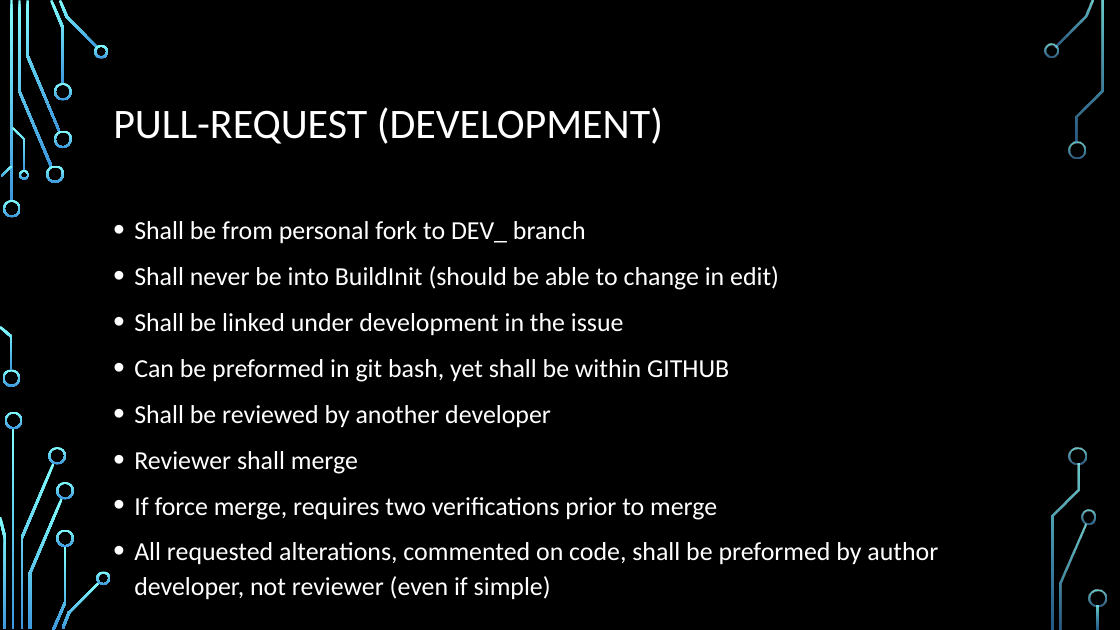
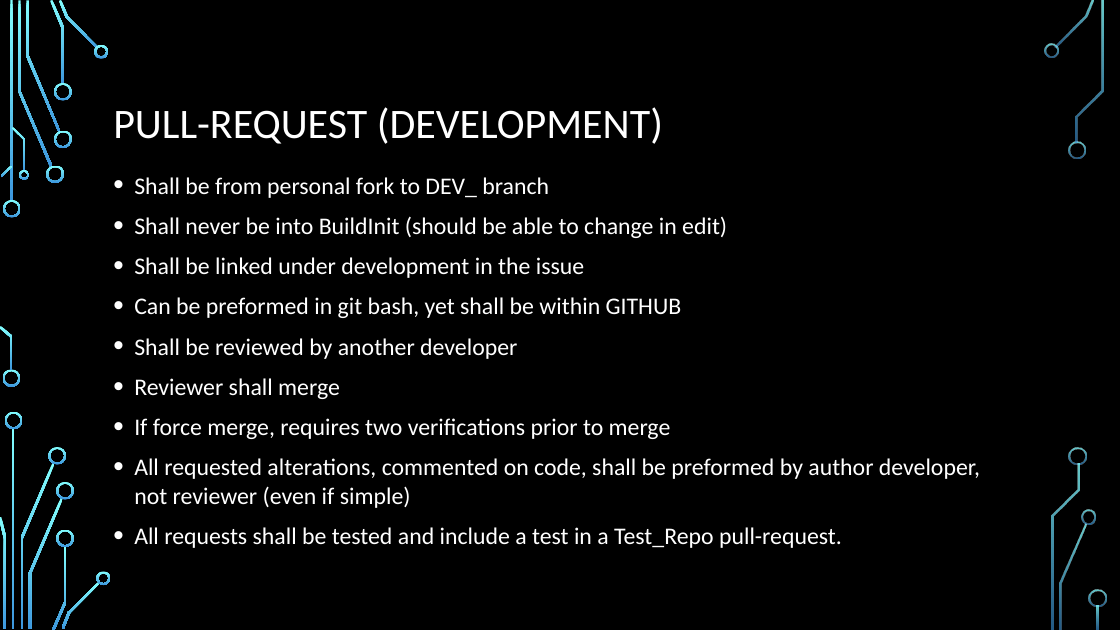
Before and after one commit to Ndig-BRO/DEV_training, a slide deck: slide 18 of BREAULT SWD TRAINING.pptx (slide 15 before the commit). Drawn at 1120x630 pixels with LibreOffice and Linux fonts; fonts in the diff are those of the drawing; background and template pictures are left out. Boxes give left, top, right and bottom in pixels: in the first picture for what was removed or moved away, otherwise in the second. Text is boxed around its words. In the diff, an @@ line names an element or a change of style, - is before the commit and + after.

```diff
--- a/BREAULT SWD TRAINING.pptx
+++ b/BREAULT SWD TRAINING.pptx
@@ text "Shall be from personal fork ...": place and size @@
-text "Shall be from personal fork ..." at box(134, 221, 938, 600)
+text "Shall be from personal fork ..." at box(134, 177, 980, 548)
@@ text at box(134, 177, 980, 508): size 22.2 to 20.4 pt in "Shall be from personal fork to DEV_ ...", "Shall never be into BuildInit (should be ...", "Shall be linked under development in the ...", "Can be preformed in git bash, yet ..." and 4 more places; line spacing 1.1 to 1 @@
@@ text at box(134, 527, 842, 548): paragraph added @@
+• All requests shall be tested and include a test in a Test_Repo pull-request.
```
Also in this commit, not shown: 5 other slides changed, 4 slides added.
